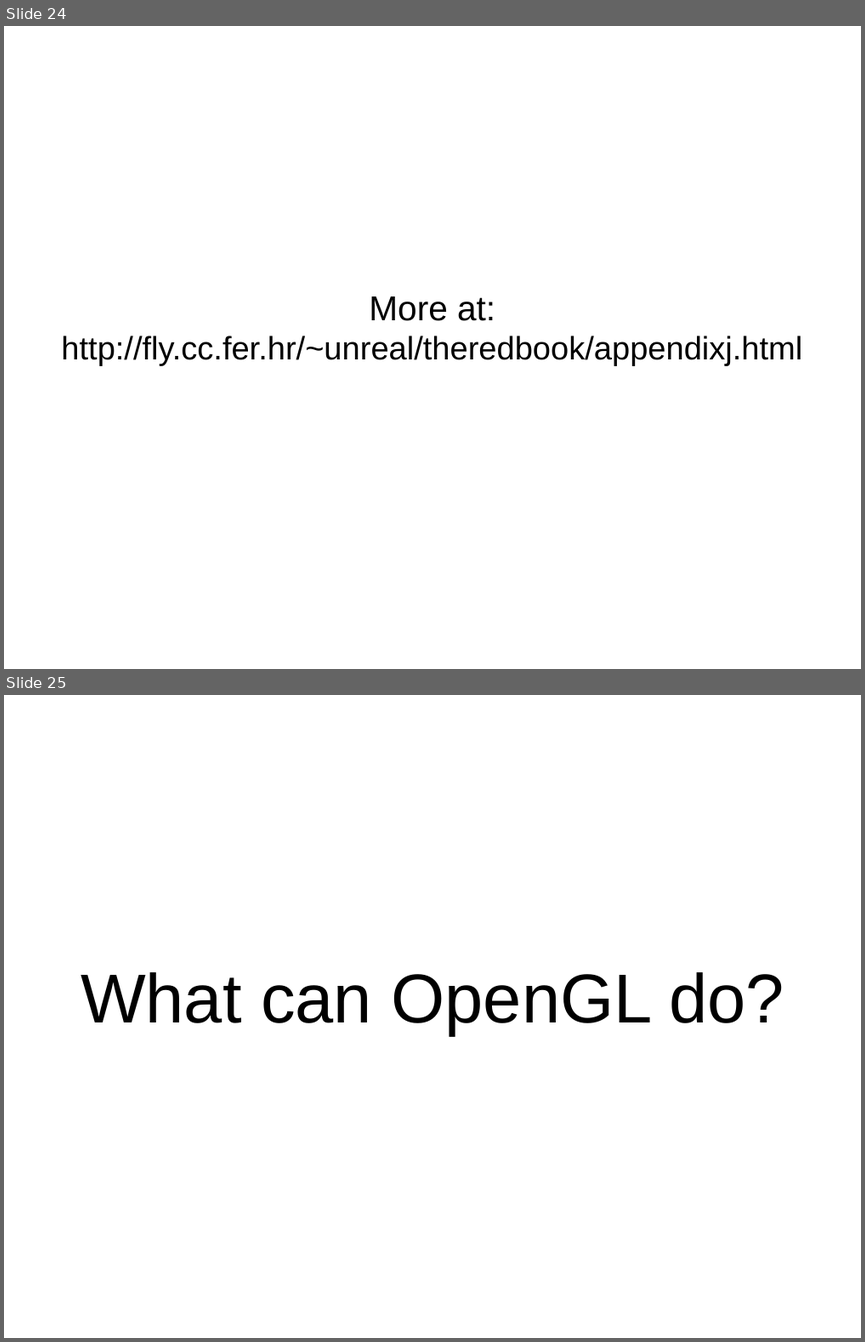
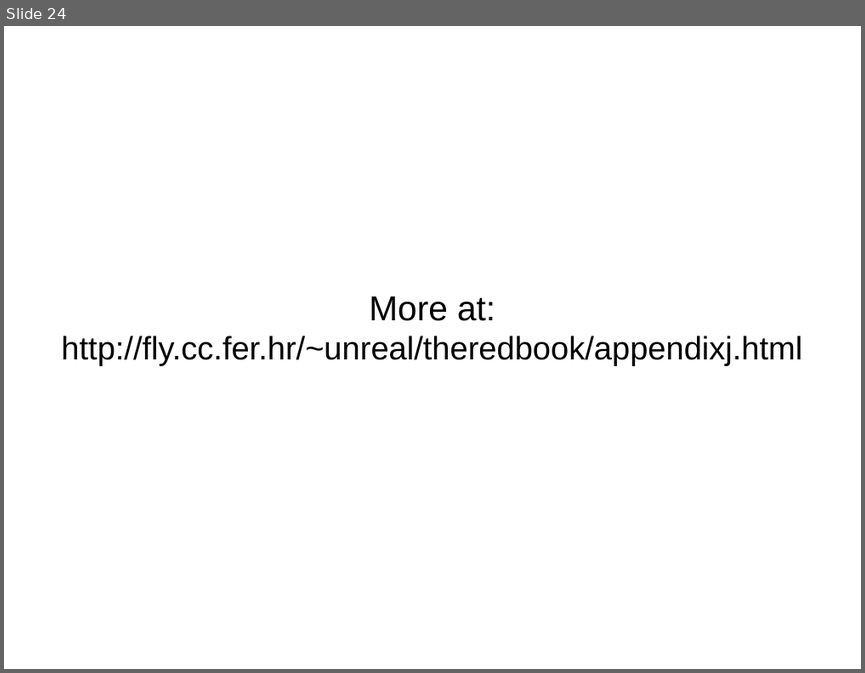
Before and after one commit to plumenator/code, a slide deck: opengl/tutorial/OpenGL Tutorial.odp. Shown one above the other, each under a label of ours: slides 24 and 25 before the commit, slide 24 after it. The pictures are 865x1342 and 865x673 pixels, drawn with LibreOffice and Linux fonts; fonts in the diff are those of the drawing. Boxes give left, top, right and bottom in pixels: in the first picture for what was removed or moved away, otherwise in the second. Text is boxed around its words. In the diff, an @@ line names an element or a change of style, - is before the commit and + after.

```diff
--- a/opengl/tutorial/OpenGL Tutorial.odp
+++ b/opengl/tutorial/OpenGL Tutorial.odp
@@ slide 25 removed at [4,695,861,1338], background #FFFFFF @@
@@ subtitle removed at [80,972,784,1035] @@
-What can OpenGL do?
```
Also in this commit, not shown: 19 slides added.
